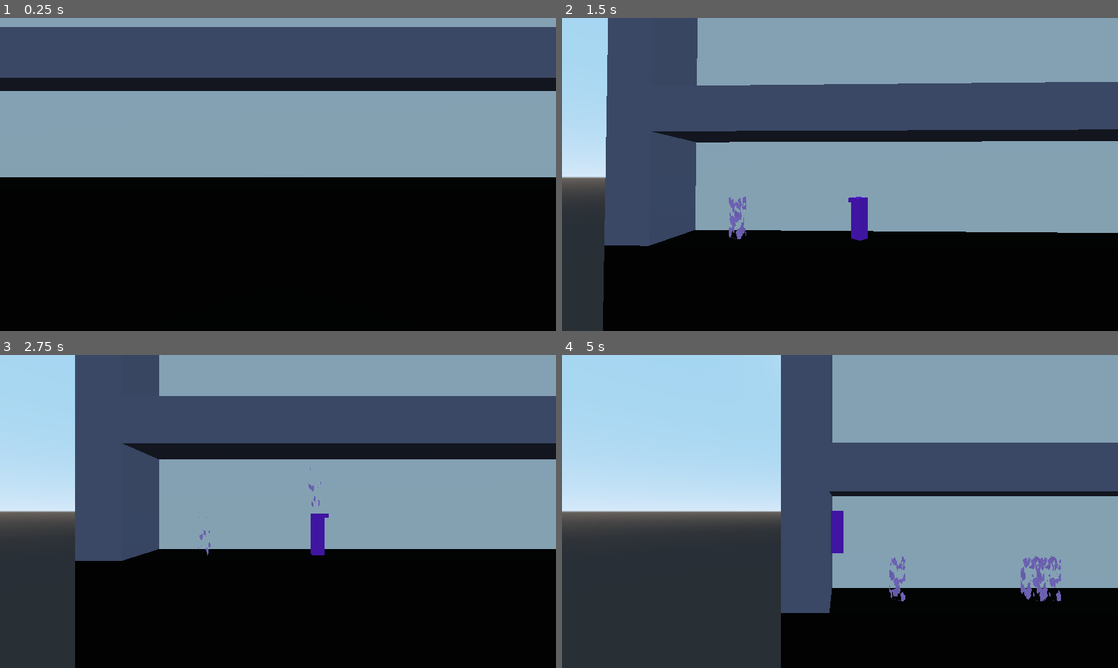
Above: before the commit, frames 1-4 (two rows, left to right).
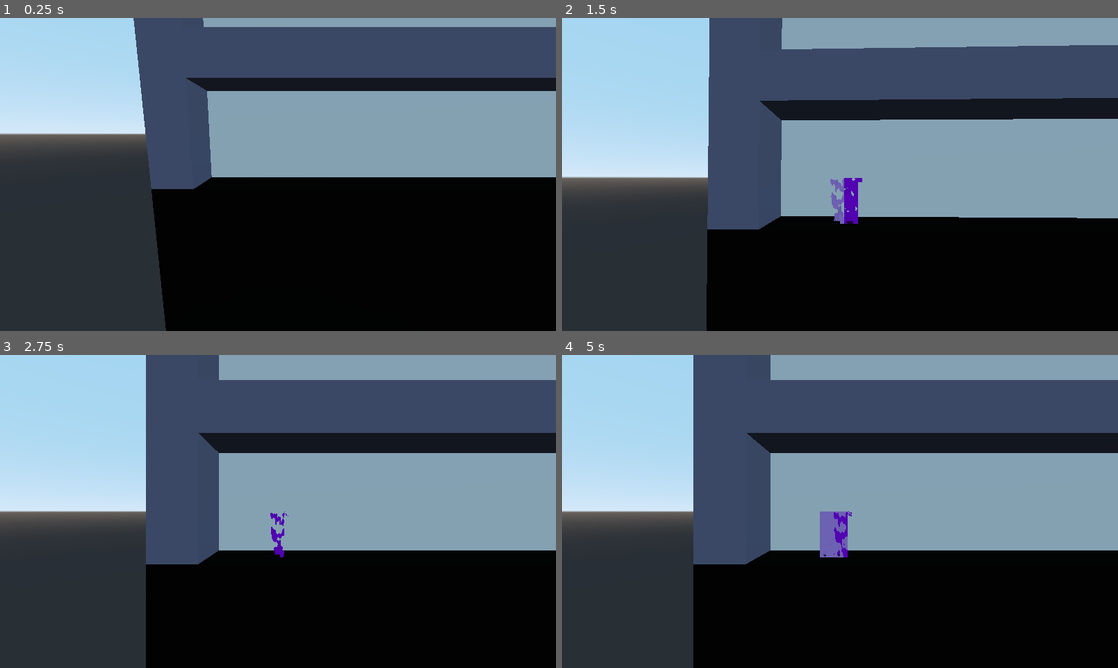
Above: after the commit, the same moments.

Repository: dsaltares/ludumdare-47
Game: Godot game, scene res://David/DavidPlayground.tscn
The game is run twice, just before and just after one commit, with the same random seed, the same clock (stepped at 60 frames per second) and the same inputs.
Inputs:
- Up to frame 1 (0.25 s): no input
- Up to frame 2 (1.5 s): hold D (move_right) 0.53-1.28 s; tap N (new_run) at 0.6 s; tap Space (jump) at 0.77 s; hold A (move_left) from 1.28 s (still down); tap C (shake) at 1.35 s
- Up to frame 3 (2.75 s): tap Space (jump) at 1.52 s; release A (move_left) at 2.03 s; hold D (move_right) from 2.03 s (still down); tap N (new_run) at 2.1 s
- Up to frame 4 (5 s): tap C (shake) at 2.85, 4.35 s; tap Space (jump) at 3.02, 3.77, 4.52 s; release D (move_right) at 3.53 s; hold A (move_left) from 3.53 s (still down); tap N (new_run) at 3.6 s; tap K (kill) at 4.15 s

The runs differ from the first frame. In frame 1, 31% of the frame differs, in the area x 0-39%, y 0-100%; in frame 2, 44%; in frame 3, 26%; in frame 4, 47%, in the area x 23-100%, y 0-100%.

Commit message:
the player also dissolves when appearing and dying

Diff:
--- a/game/David/DavidPlayground.tscn
+++ b/game/David/DavidPlayground.tscn
@@ -8,5 +8,6 @@
 script = ExtResource( 2 )
 
 [node name="Camera" parent="." instance=ExtResource( 3 )]
+transform = Transform( 1, 0, 0, 0, 0.983954, 0.178424, 0, -0.178424, 0.983954, -66.6782, 3.90426, 15.9204 )
 
 [node name="Level" parent="." instance=ExtResource( 1 )]
--- a/game/Player/Player.gd
+++ b/game/Player/Player.gd
@@ -2,6 +2,12 @@
 class_name Player
 
 signal killed
+
+enum States {
+	Appearing,
+	Regular,
+	Dying,
+}
 
 const MAX_RUNNING_SPEED := 10.0
 const MAX_FALLING_SPEED := 20.0
@@ -19,22 +25,33 @@
 var was_grounded := false
 var jumping := false
 var dead := false
+var state = States.Appearing
 
 onready var coyote_timer := $CoyoteTimer
+onready var appear_timer := $AppearTimer
+onready var die_timer := $DieTimer
 onready var turn_tween := $TurnTween
 onready var graphics := $Graphics
+onready var mesh := $Graphics/Body
 
 func kill() -> void:
-	if not dead:
-		emit_signal("killed")
-		dead = true
+	if state != States.Dying:
+		state = States.Dying
+		die_timer.start()
+
+func _ready() -> void:
+	die_timer.connect("timeout", self, "on_die_timer_timeout")
+	appear_timer.connect("timeout", self, "on_appear_timer_timeout")
 
 func _process(_delta: float) -> void:
-	if dead:
-		return
+	_update_dissolve_amount()
 
 	last_move_dir = move_dir
 	move_dir = 0
+
+	if state == States.Dying or state == States.Appearing:
+		return
+
 	if Input.is_action_pressed("move_right"):
 		move_dir += 1
 	if Input.is_action_pressed("move_left"):
@@ -48,6 +65,16 @@
 	_update_vertical_velocity(delta)
 	_move()
 	_update_look_dir()
+
+func _update_dissolve_amount() -> void:
+	var amount = 0.0
+
+	if state == States.Appearing:
+		amount = appear_timer.time_left / appear_timer.wait_time
+	elif state == States.Dying:
+		amount = 1 - die_timer.time_left / die_timer.wait_time
+
+	mesh.get_surface_material(0).set_shader_param("dissolve_amount", amount)
 
 func _update_horizontal_velocity(delta : float) -> void:
 	if abs(move_dir) > 0.0:
@@ -108,3 +135,9 @@
 func _move() -> void:
 	velocity = move_and_slide_with_snap(velocity, snap_vec, Vector3.UP)
 	transform.origin.z = 0
+
+func on_appear_timer_timeout() -> void:
+	state = States.Regular
+
+func on_die_timer_timeout() -> void:
+	emit_signal("killed")
--- a/game/Player/Player.tres
+++ /dev/null
@@ -1,4 +0,0 @@
-[gd_resource type="SpatialMaterial" format=2]
-
-[resource]
-albedo_color = Color( 0.47451, 0.117647, 0.901961, 1 )
--- a/game/Player/Player.tscn
+++ b/game/Player/Player.tscn
@@ -1,6 +1,6 @@
 [gd_scene load_steps=6 format=2]
 
-[ext_resource path="res://Player/Player.tres" type="Material" id=1]
+[ext_resource path="res://Player/PlayerMaterial.tres" type="Material" id=1]
 [ext_resource path="res://Player/Player.gd" type="Script" id=2]
 [ext_resource path="res://Player/PlayerNose.tres" type="CubeMesh" id=3]
 [ext_resource path="res://Player/PlayerBody.tres" type="CubeMesh" id=4]
@@ -33,4 +33,13 @@
 wait_time = 0.2
 one_shot = true
 
+[node name="AppearTimer" type="Timer" parent="."]
+wait_time = 1.5
+one_shot = true
+autostart = true
+
+[node name="DieTimer" type="Timer" parent="."]
+wait_time = 1.5
+one_shot = true
+
 [node name="TurnTween" type="Tween" parent="."]
--- /dev/null
+++ b/game/Player/PlayerMaterial.tres
@@ -0,0 +1,13 @@
+[gd_resource type="ShaderMaterial" load_steps=3 format=2]
+
+[ext_resource path="res://Effects/DissolveNoiseTexture.tres" type="Texture" id=1]
+[ext_resource path="res://Effects/DissolveShader.shader" type="Shader" id=2]
+
+[resource]
+shader = ExtResource( 2 )
+shader_param/albedo = Color( 0.615686, 0, 1, 1 )
+shader_param/emission_color = Color( 1, 1, 1, 1 )
+shader_param/emission_amount = null
+shader_param/burn_size = null
+shader_param/dissolve_amount = 0.0
+shader_param/dissolve_texture = ExtResource( 1 )
Not shown, changed: todo.md
